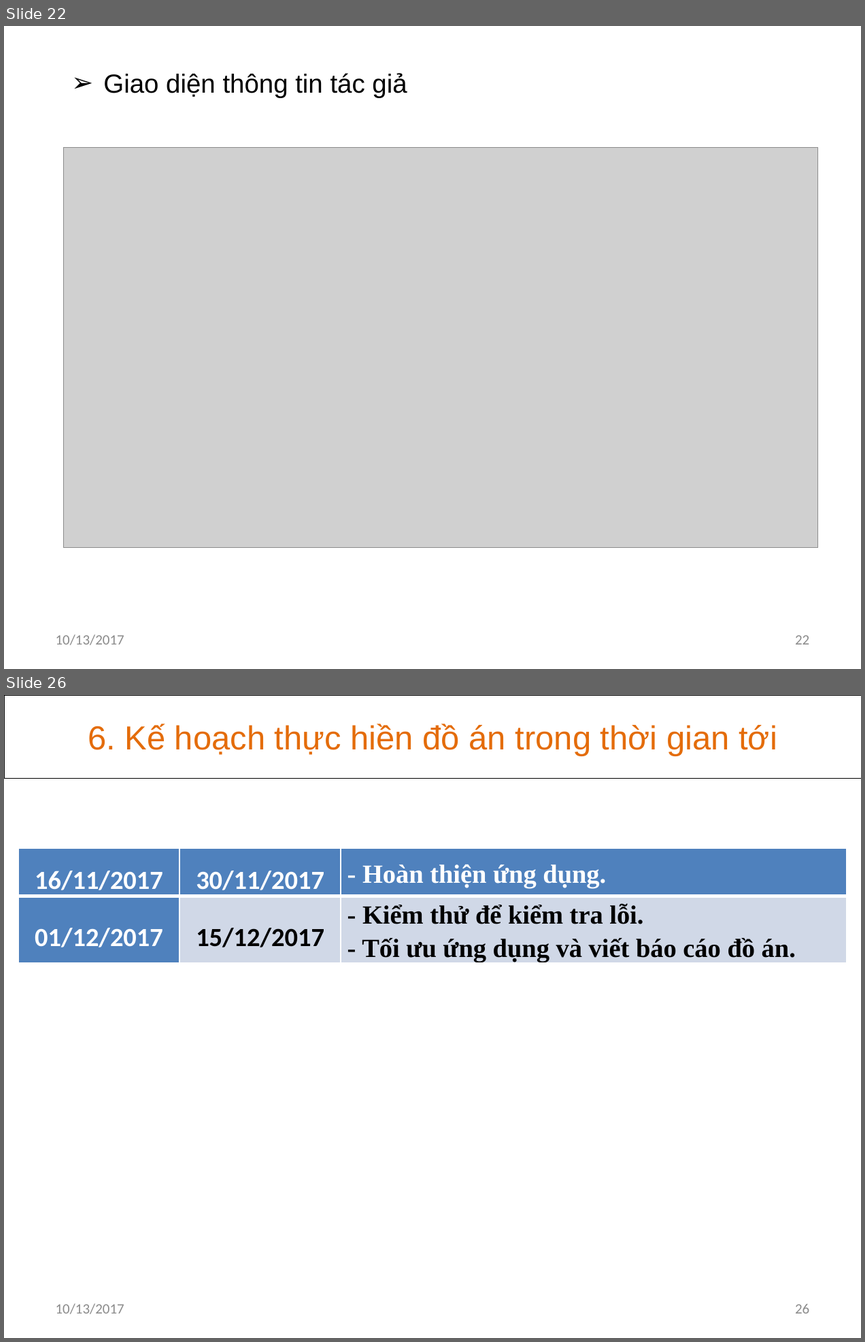
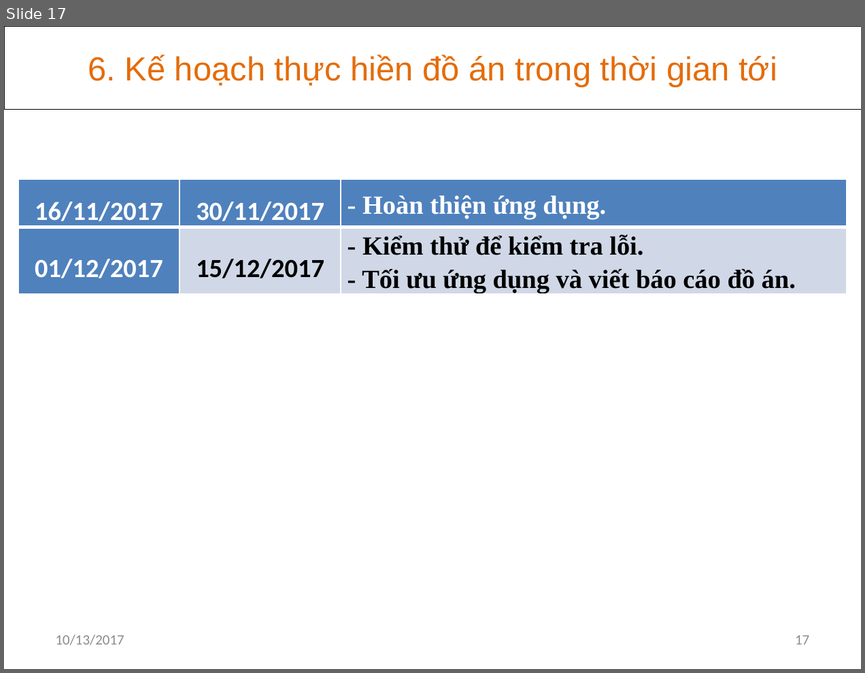
Before and after one commit to khanhvinhit/Do-An, a slide deck: THESIS/DACN_UD_Hoc_KHo_CTK37_BaoCao_D2.pptx. Shown one above the other, each under a label of ours: slides 22 and 26 before the commit, slide 17 after it; the slides between them are not shown. The pictures are 865x1342 and 865x673 pixels, drawn with LibreOffice and Linux fonts; fonts in the diff are those of the drawing; grey boxes stand for pictures. Boxes give left, top, right and bottom in pixels: in the first picture for what was removed or moved away, otherwise in the second. Text is boxed around its words. In the diff, an @@ line names an element or a change of style, - is before the commit and + after.

```diff
--- a/THESIS/DACN_UD_Hoc_KHo_CTK37_BaoCao_D2.pptx
+++ b/THESIS/DACN_UD_Hoc_KHo_CTK37_BaoCao_D2.pptx
@@ slide 22 removed at [4,26,861,669], background #FFFFFF @@
@@ text removed at [103,73,407,98] @@
-➢ Giao diện thông tin tác giả
@@ picture removed at [63,148,817,548] @@
@@ text removed at [56,634,124,645] @@
-10/13/2017
@@ page number removed at [795,635,809,644] @@
-22
@@ what was slide 26 is now slide 17 @@
@@ page number at [795,635,809,644]: text changed @@
-26
+17
```
Also in this commit, not shown: 9 slides changed, 6 slides added, 14 other slides removed, 1 other file.
